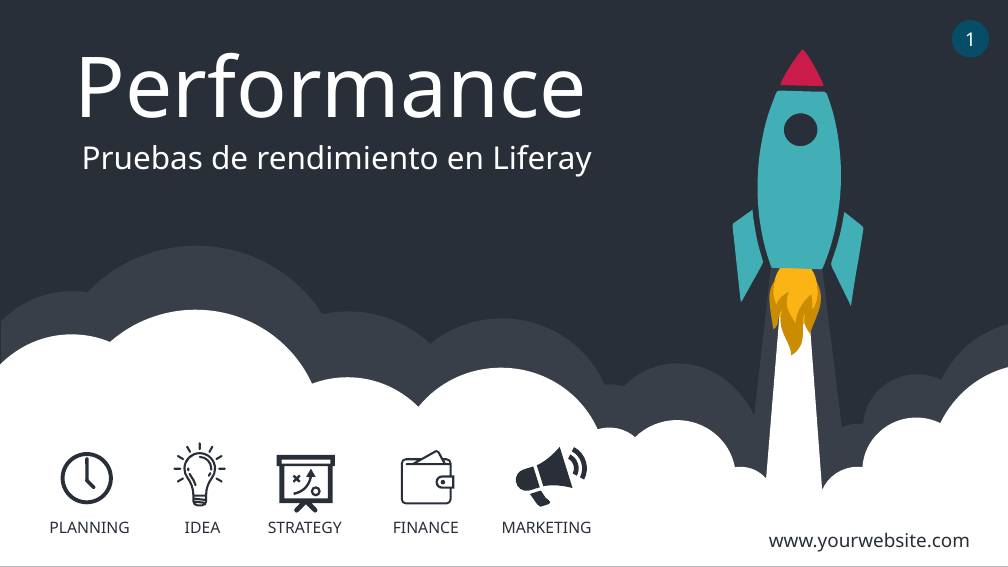
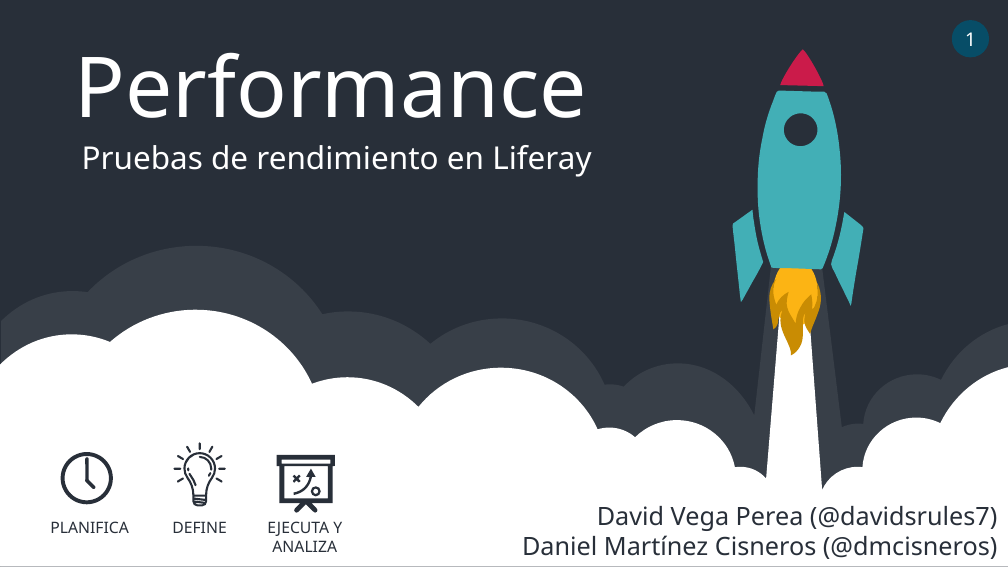
Before and after one commit to dmcisneros/formacion_lug_pruebas_carga, a slide deck: slide 1 of ppt/slides.pptx. Drawn at 1008x567 pixels with LibreOffice and Linux fonts; fonts in the diff are those of the drawing. Boxes give left, top, right and bottom in pixels: in the first picture for what was removed or moved away, otherwise in the second. Text is boxed around its words. In the diff, an @@ line names an element or a change of style, - is before the commit and + after.

```diff
--- a/ppt/slides.pptx
+++ b/ppt/slides.pptx
@@ freeform shape removed at (x1=401, y1=450, x2=454, y2=504) @@
@@ group removed at (x1=515, y1=447, x2=590, y2=507): 5 freeform shapes @@
@@ text added at (x1=522, y1=506, x2=997, y2=559), 24 pt, text #282F39 @@
+David Vega Perea (@davidsrules7)
+Daniel Martínez Cisneros (@dmcisneros)
@@ text at (x1=50, y1=521, x2=129, y2=533): text changed @@
-PLANNING
+PLANIFICA
@@ text at (x1=172, y1=521, x2=226, y2=533): text changed @@
-IDEA
+DEFINE
@@ text at (x1=267, y1=521, x2=342, y2=552): text changed @@
-STRATEGY
+EJECUTA Y ANALIZA
@@ text removed at (x1=393, y1=521, x2=459, y2=533) @@
-FINANCE
@@ text removed at (x1=502, y1=521, x2=592, y2=533) @@
-MARKETING
@@ text removed at (x1=769, y1=532, x2=970, y2=552) @@
-www.yourwebsite.com
```
Also in this commit, not shown: 1 other slide changed, 4 slides added, 1 slide removed, 1 other file.
